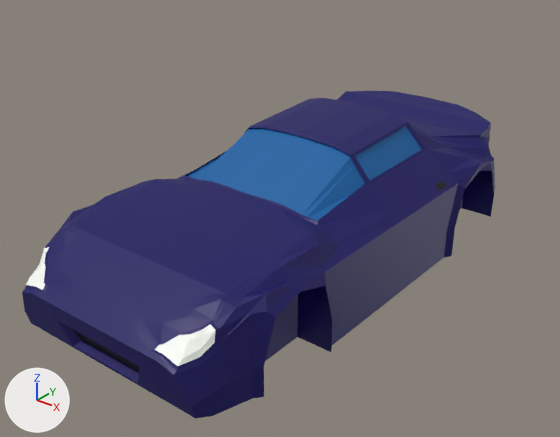
An edit to the Blender file Modelos 3D/low_poly_audi.blend, drawn before and after from the same camera.
Both versions are drawn from a 50 mm lens placed at (3.3, -2.98, 2.6), pointed at (-0.13, 1.31, -0.06). Lighting does not change. The marker at lower left points along +X, +Y and +Z.

Objects in the first picture: 'Cubo'.
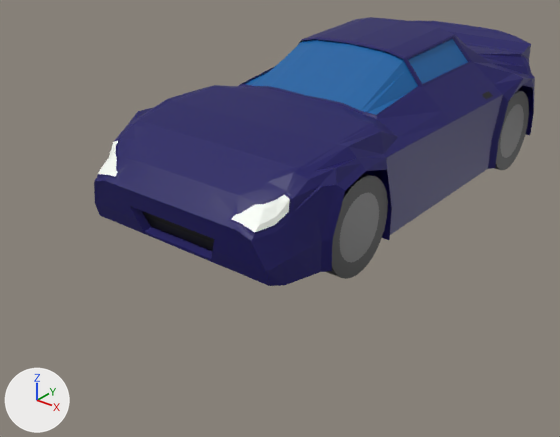
Pixel boxes [x1, y1, x2, y2] of what changed, in the pictures (560 x 437 px):
'Cubo', moved
    before: [22, 91, 495, 418]
    after: [94, 17, 535, 286]
'Círculo.002', added
    after: [326, 173, 388, 279]
    faces in mat_material_006 (black #000000): [326, 173, 388, 279]
    faces in mat_material_009 (dark grey #666666): [340, 193, 379, 262]
'Círculo.001', added
    after: [494, 91, 529, 170]
    faces in mat_material_008 (dark grey #666666): [500, 104, 524, 158]
    faces in mat_material_007 (black #000000): [494, 91, 529, 170]

The change, as a diff of the scene's bpy script:
```diff
--- a/Modelos 3D/low_poly_audi.blend.py
+++ b/Modelos 3D/low_poly_audi.blend.py
@@ mat_material_008 @@
+mat_material_008 = principled_material('Material.008')
+mat_material_008.base_color = (0.134, 0.134, 0.134)  # dark grey #666666
+mat_material_008.metallic = 1.0
@@ mat_material_007 @@
+mat_material_007 = principled_material('Material.007')
+mat_material_007.base_color = (0.0, 0.0, 0.0)  # black #000000
@@ mat_material_006 @@
+mat_material_006 = principled_material('Material.006')
+mat_material_006.base_color = (0.0, 0.0, 0.0)  # black #000000
@@ mat_material_009 @@
+mat_material_009 = principled_material('Material.009')
+mat_material_009.base_color = (0.134, 0.134, 0.134)  # dark grey #666666
+mat_material_009.metallic = 1.0
@@ me_círculo_001 @@
+me_círculo_001.from_pydata(...)  # 128 vertices, 67 faces; spans x -1.56..1.56, y -1.56..1.56, z 0.0..1.04
+# faces by material slot: [66, 1]
+me_círculo_001.materials.append(mat_material_007)  # black #000000
+me_círculo_001.materials.append(mat_material_008)  # dark grey #666666
@@ me_círculo_002 @@
+me_círculo_002.from_pydata(...)  # 128 vertices, 67 faces; spans x -1.56..1.56, y -1.56..1.56, z 0.0..1.04
+# faces by material slot: [66, 1]
+me_círculo_002.materials.append(mat_material_006)  # black #000000
+me_círculo_002.materials.append(mat_material_009)  # dark grey #666666
@@ ob_cubo @@
 ob_cubo = bpy.data.objects.new('Cubo', me_cubo_002)
-ob_cubo.location = (0.0, 1.385, 0.174)
+ob_cubo.location = (0.0, 2.046, 0.733)
 ob_cubo.scale = (1.46, 1.46, 1.46)
@@ ob_círculo_001 @@
+ob_círculo_001 = bpy.data.objects.new('Círculo.001', me_círculo_001)
+ob_círculo_001.location = (0.667, 3.213, 0.361)
+ob_círculo_001.rotation_euler = (1.571, 0.0, 1.571)  # degrees (90, 0, 90)
+ob_círculo_001.scale = (0.217, 0.222, 0.227)
+_m = ob_círculo_001.modifiers.new('Simetrizar', 'MIRROR')
+_m.mirror_object = ob_cubo
@@ ob_círculo_002 @@
+ob_círculo_002 = bpy.data.objects.new('Círculo.002', me_círculo_002)
+ob_círculo_002.location = (0.671, 0.84, 0.361)
+ob_círculo_002.rotation_euler = (1.571, 0.0, 1.571)  # degrees (90, 0, 90)
+ob_círculo_002.scale = (0.217, 0.222, 0.227)
+_m = ob_círculo_002.modifiers.new('Simetrizar', 'MIRROR')
+_m.mirror_object = ob_cubo
```
